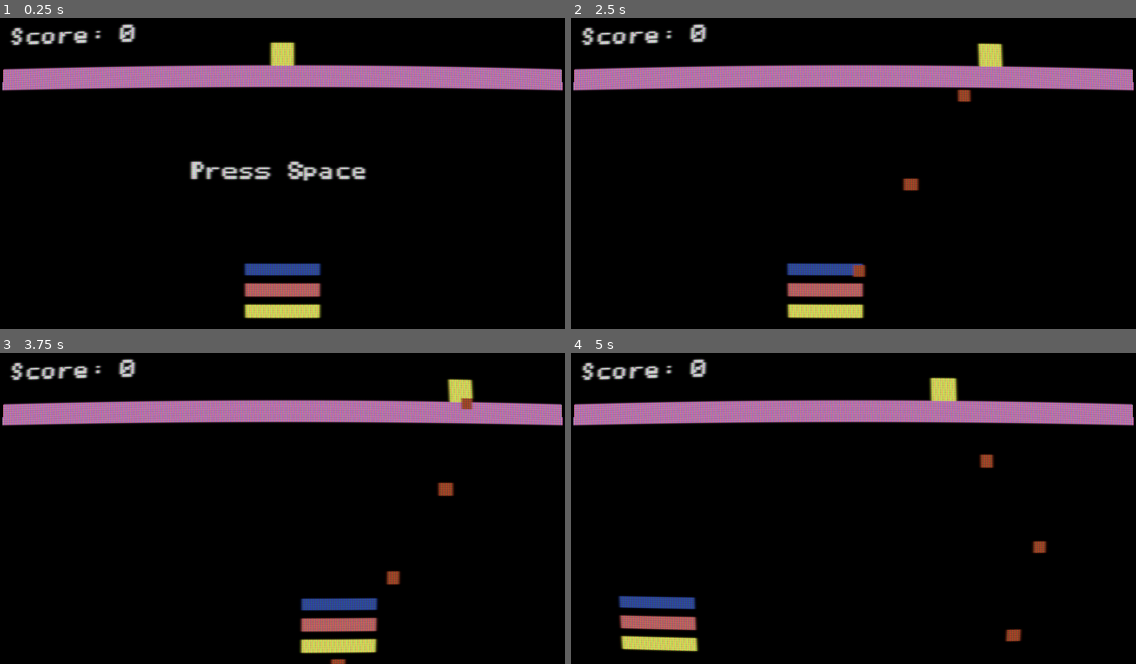
Above: before the commit, frames 1-4 (two rows, left to right).
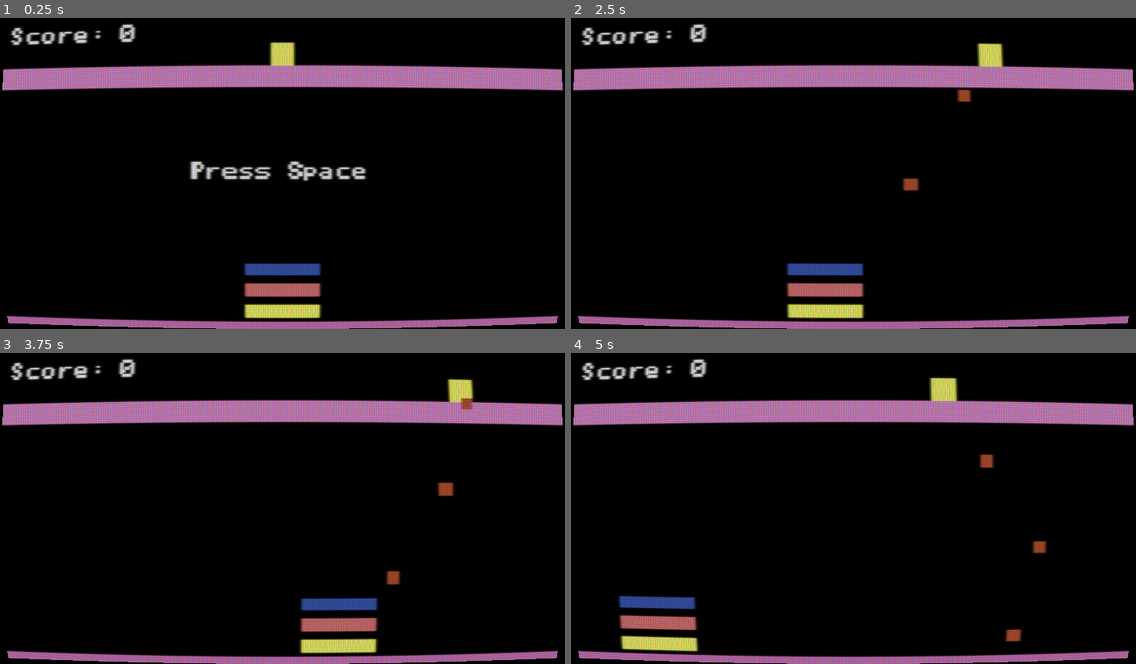
Above: after the commit, the same moments.

Repository: Softwave/Kablam
Game: Godot game, scene res://scenes/example_basic.tscn
Two runs of this game, one before a commit and one after it. Both use one fixed random seed, a clock stepped at 60 frames per second and the inputs below.
Inputs (mouse positions are in pixels of both pictures, inside the frame that each line leads up to):
- Up to frame 1 (0.25 s): no input
- Up to frame 2 (2.5 s): tap Space (key_unpause) at 0.5 s; move the mouse to (977, 154) at 0.52 s; tap Ctrl (test_fire) at 0.6, 1.35, 2.1 s; move the mouse to (740, 185) at 1.27 s; move the mouse to (910, 101) at 2.02 s
- Up to frame 3 (3.75 s): move the mouse to (254, 567) at 2.77 s; tap Ctrl (test_fire) at 2.85, 3.6 s; move the mouse to (452, 552) at 3.52 s
- Up to frame 4 (5 s): move the mouse to (684, 458) at 4.27 s; tap Ctrl (test_fire) at 4.35 s

The runs differ from the first frame. In frame 1, 2.5% of the frame differs, in the area x 1-99%, y 95-100%; in frame 2, 2.6%, in the area x 1-99%, y 79-100%; in frame 3, 2.5%; in frame 4, 2.5%.

Commit message:
Now can play sounds

Diff:
--- a/BombScript.gd
+++ b/BombScript.gd
@@ -2,5 +2,13 @@
 
 var bomb_speed = 50
 
+func _ready():
+	pass
+
 func _physics_process(delta):
 	position += transform.y * bomb_speed * delta
+
+func _on_paddle_body_enter(body):
+	print("Collision")
+	if (body.get_name() == "Paddle3"):
+		print("We hit")
--- a/MadBomber.gd
+++ b/MadBomber.gd
@@ -11,7 +11,7 @@
 
 
 func rand_position():
-	print("rand position called")
+	#print("rand position called")
 	randomize()
 	rand_pos = rand_range(10, 230)
 
--- /dev/null
+++ b/Paddle1.gd
@@ -0,0 +1,24 @@
+extends Area2D
+
+
+# Declare member variables here. Examples:
+# var a = 2
+# var b = "text"
+
+
+# Called when the node enters the scene tree for the first time.
+func _ready():
+	pass # Replace with function body.
+
+
+# Called every frame. 'delta' is the elapsed time since the previous frame.
+#func _process(delta):
+#	pass
+
+
+
+func _on_Paddle1_area_entered(area):
+	print("Paddle 1 hit")
+	get_node("../ScorePlay").play()
+	#$ScorePlay.play()
+	area.queue_free()
--- /dev/null
+++ b/Paddle2.gd
@@ -0,0 +1,25 @@
+extends Area2D
+
+
+# Declare member variables here. Examples:
+# var a = 2
+# var b = "text"
+
+
+# Called when the node enters the scene tree for the first time.
+func _ready():
+	pass # Replace with function body.
+
+
+# Called every frame. 'delta' is the elapsed time since the previous frame.
+#func _process(delta):
+#	pass
+
+
+
+
+
+func _on_Paddle2_area_entered(area):
+	print("Paddle 2 hit")
+	get_node("../ScorePlay").play()
+	area.queue_free()
--- a/Paddle.gd
+++ b/Paddle3.gd
@@ -22,3 +22,13 @@
 		get_node("../Paddle1").position.x = clamp(position.x, -100, 100)
 		get_node("../Paddle2").position.x = get_global_mouse_position().x / 4 - 120
 		get_node("../Paddle2").position.x = clamp(position.x, -100, 100)
+
+
+
+
+
+
+func _on_Paddle3_area_entered(area):
+	print("Paddle 3 hit")
+	get_node("../ScorePlay").play()
+	area.queue_free()
--- a/PlayScene.tscn
+++ b/PlayScene.tscn
@@ -1,14 +1,18 @@
-[gd_scene load_steps=13 format=2]
+[gd_scene load_steps=18 format=2]
 
 [ext_resource path="res://paddle1.png" type="Texture" id=1]
 [ext_resource path="res://Apple2.tres" type="DynamicFont" id=2]
 [ext_resource path="res://bg.png" type="Texture" id=3]
 [ext_resource path="res://paddle2.png" type="Texture" id=4]
 [ext_resource path="res://paddle3.png" type="Texture" id=5]
-[ext_resource path="res://Paddle.gd" type="Script" id=6]
+[ext_resource path="res://Paddle3.gd" type="Script" id=6]
 [ext_resource path="res://rampart.png" type="Texture" id=7]
 [ext_resource path="res://enemy.png" type="Texture" id=8]
 [ext_resource path="res://MadBomber.gd" type="Script" id=9]
+[ext_resource path="res://goal.png" type="Texture" id=10]
+[ext_resource path="res://Paddle1.gd" type="Script" id=11]
+[ext_resource path="res://Paddle2.gd" type="Script" id=12]
+[ext_resource path="res://score.wav" type="AudioStream" id=13]
 
 [sub_resource type="RectangleShape2D" id=1]
 extents = Vector2( 15.798, 2.57129 )
@@ -17,6 +21,9 @@
 default_font = ExtResource( 2 )
 
 [sub_resource type="RectangleShape2D" id=3]
+
+[sub_resource type="RectangleShape2D" id=4]
+extents = Vector2( 124.714, 1.51837 )
 
 [node name="RootNode" type="Node2D"]
 position = Vector2( -0.445435, 0 )
@@ -28,7 +35,11 @@
 [node name="Player" type="Node2D" parent="."]
 position = Vector2( 120, 110 )
 
+[node name="ScorePlay" type="AudioStreamPlayer" parent="Player"]
+stream = ExtResource( 13 )
+
 [node name="Paddle1" type="Area2D" parent="Player"]
+script = ExtResource( 11 )
 
 [node name="Sprite" type="Sprite" parent="Player/Paddle1"]
 texture = ExtResource( 1 )
@@ -38,6 +49,7 @@
 
 [node name="Paddle2" type="Area2D" parent="Player"]
 position = Vector2( 0, 9 )
+script = ExtResource( 12 )
 
 [node name="Sprite" type="Sprite" parent="Player/Paddle2"]
 texture = ExtResource( 4 )
@@ -92,3 +104,16 @@
 
 [node name="enemy" type="Sprite" parent="MadBomber"]
 texture = ExtResource( 8 )
+
+[node name="Goal" type="Area2D" parent="."]
+
+[node name="Sprite" type="Sprite" parent="Goal"]
+position = Vector2( 120, 134 )
+texture = ExtResource( 10 )
+
+[node name="CollisionShape2D" type="CollisionShape2D" parent="Goal"]
+position = Vector2( 119.431, 133.354 )
+shape = SubResource( 4 )
+[connection signal="area_entered" from="Player/Paddle1" to="Player/Paddle1" method="_on_Paddle1_area_entered"]
+[connection signal="area_entered" from="Player/Paddle2" to="Player/Paddle2" method="_on_Paddle2_area_entered"]
+[connection signal="area_entered" from="Player/Paddle3" to="Player/Paddle3" method="_on_Paddle3_area_entered"]
Binary file added: goal.png
Not shown, added: goal.png.import
Not shown, added: score.wav.import
Not shown, added: score.wav
